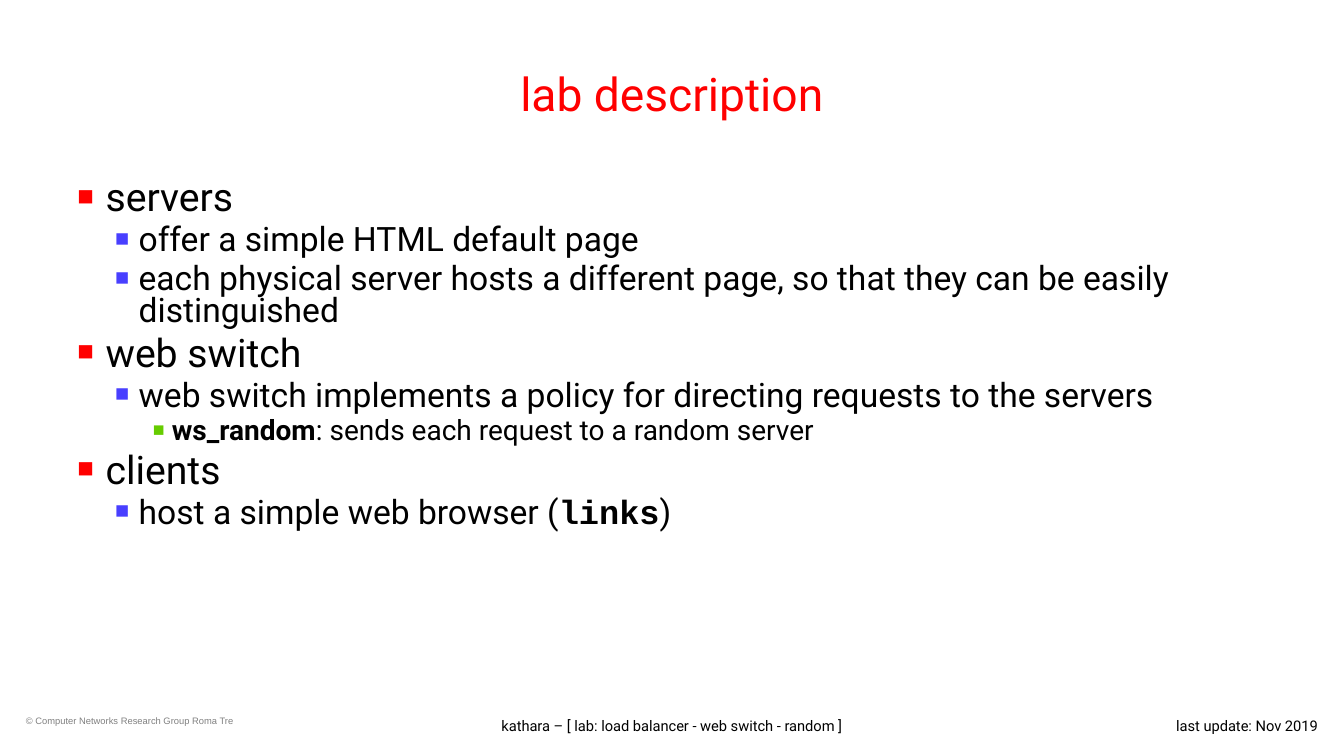
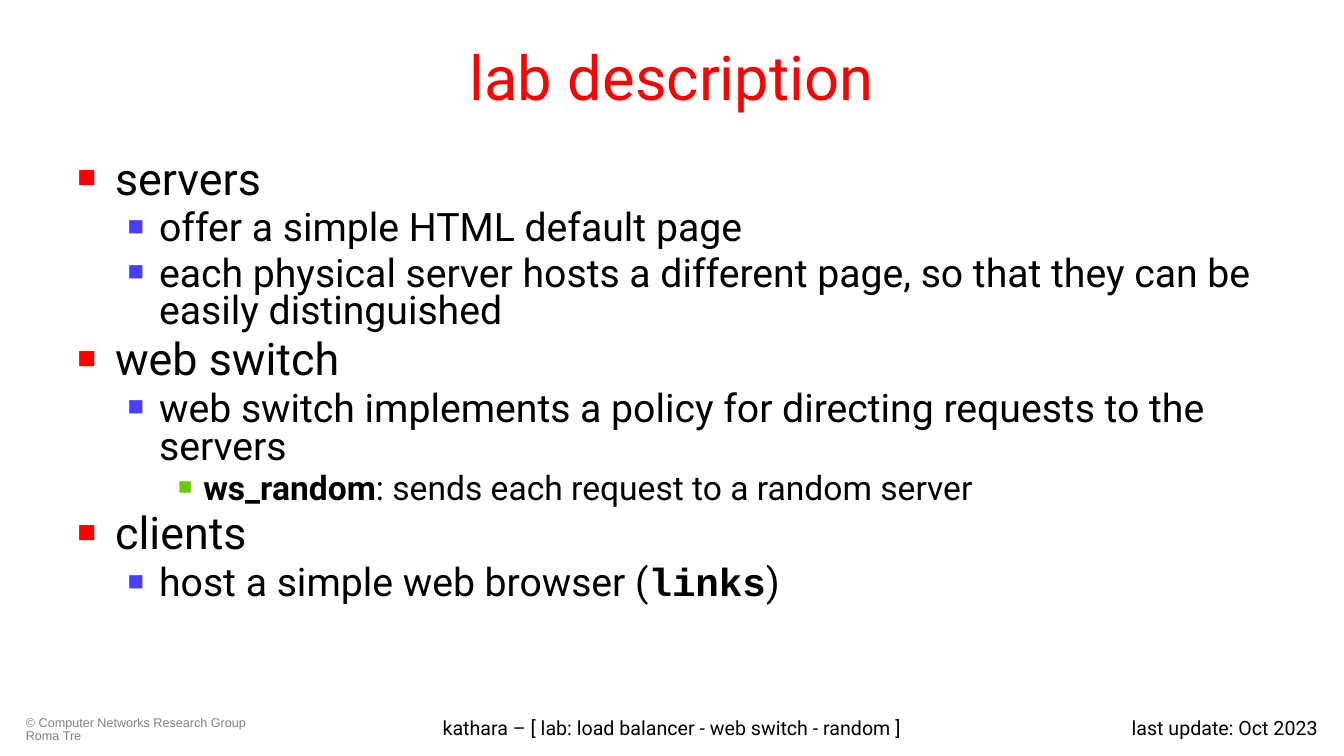
Before and after one commit to KatharaFramework/Kathara-Labs, a slide deck: slide 4 of main-labs/application-level/load-balancer-random/013-kathara-lab_load-balancer-ws-rnd.pptx. Drawn at 1344x756 pixels with LibreOffice and Linux fonts; fonts in the diff are those of the drawing; background and template pictures are left out. Boxes give left, top, right and bottom in pixels: in the first picture for what was removed or moved away, otherwise in the second. Text is boxed around its words. In the diff, an @@ line names an element or a change of style, - is before the commit and + after.

Commit message:
Update load balancer

```diff
--- a/main-labs/application-level/load-balancer-random/013-kathara-lab_load-balancer-ws-rnd.pptx
+++ b/main-labs/application-level/load-balancer-random/013-kathara-lab_load-balancer-ws-rnd.pptx
@@ title "lab description": place and size @@
-title "lab description" at (520,76,823,121)
+title "lab description" at (470,53,874,113)
@@ title "lab description" at (470,53,874,113): size 33 to 44 pt @@
@@ text "servers": place and size @@
-text "servers" at (106,190,1169,532)
+text "servers" at (115,171,1250,605)
@@ text "servers" at (115,171,1250,605): size 28 to 32 pt in "servers", "web switch", "clients"; size 24 to 28 pt in "offer a simple HTML default page", "each physical server hosts a different page, ...", "web switch implements a policy for directing ...", "host a simple web browser (links)"; size 20 to 24 pt in "ws_random: sends each request to a random ..."; indent changed @@
@@ text "© Computer Networks Research Group ..." at (26,718,246,740): size 6.8 to 9 pt @@
@@ text "kathara – [ lab: load ..." at (443,720,890,736): size 10.5 to 14 pt @@
@@ text at (1132,720,1317,739): text changed; size 10.5 to 14 pt @@
-last update: Nov 2019
+last update: Oct 2023
```
Also in this commit, not shown: 9 other slides changed, 3 other files.
